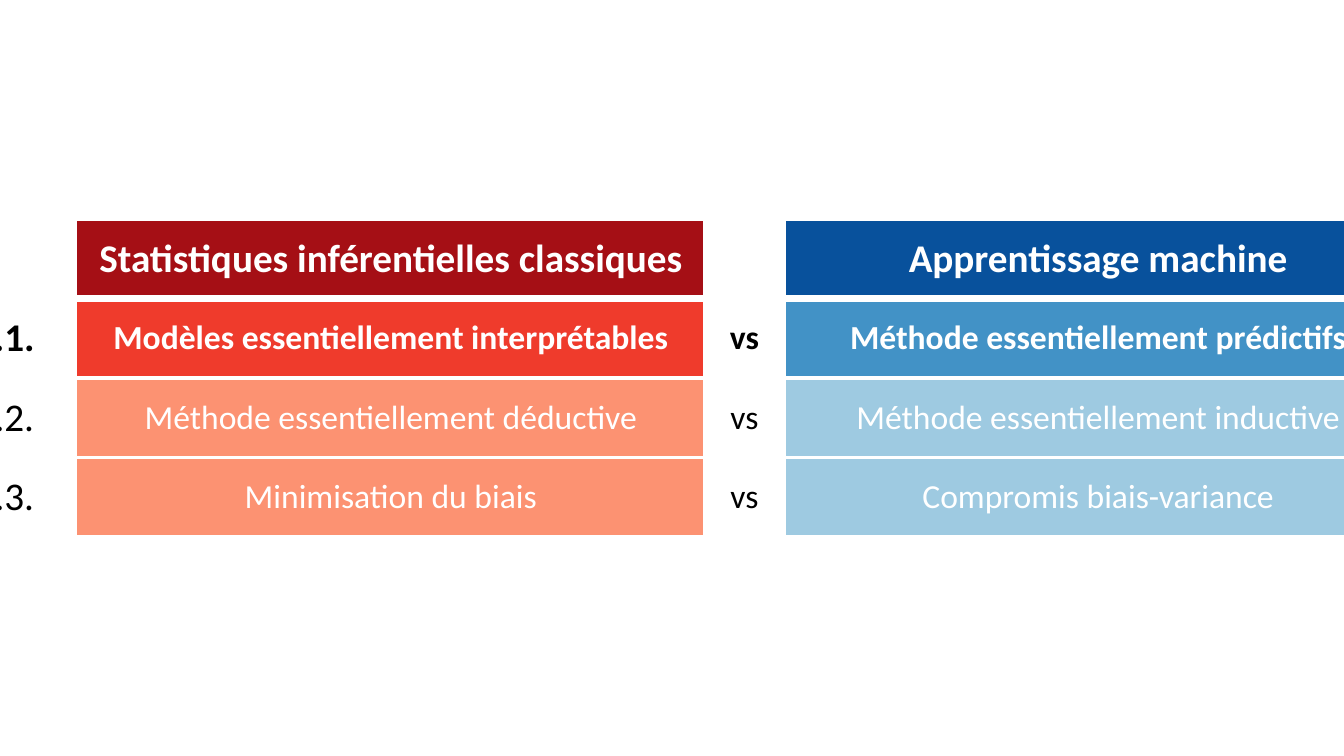
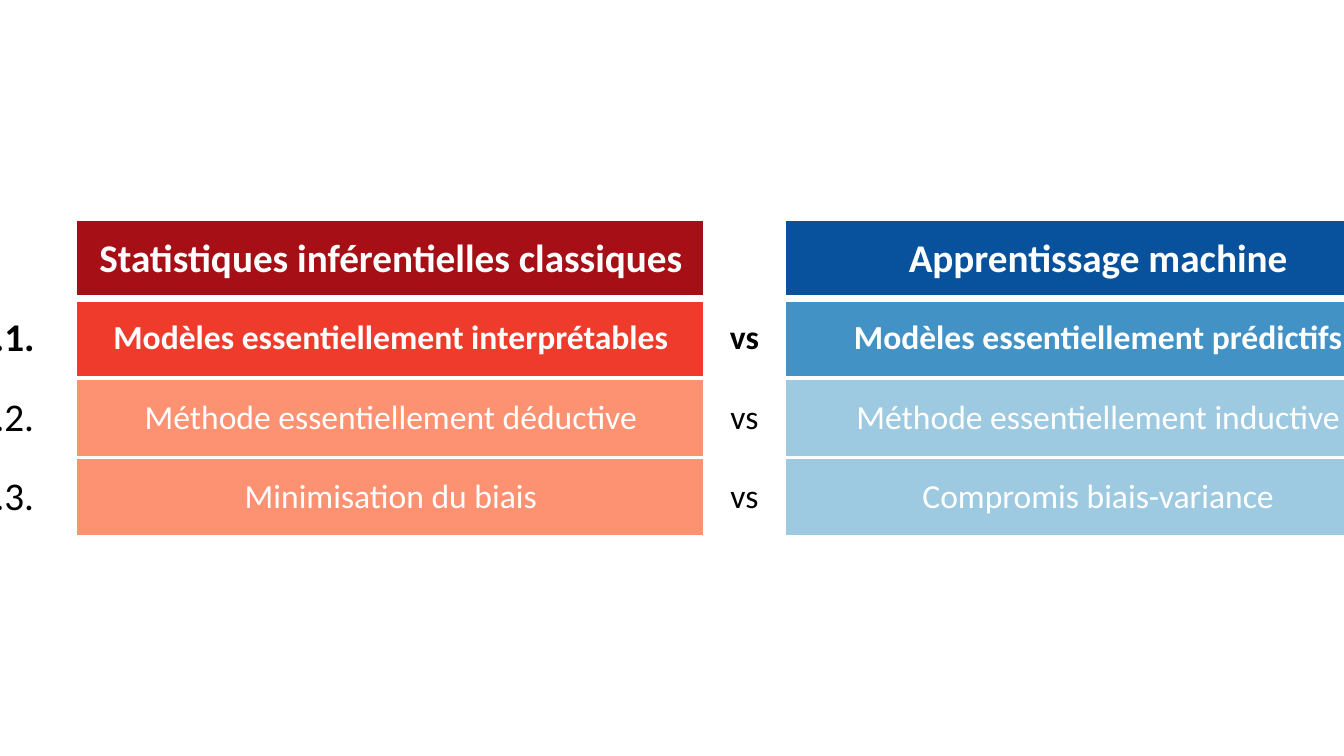
Before and after one commit to pnplab/ML_CRIUSMM, a slide deck: slide 2 of cours_1/img/images.pptx. Drawn at 1344x756 pixels with LibreOffice and Linux fonts; fonts in the diff are those of the drawing. Boxes give left, top, right and bottom in pixels: in the first picture for what was removed or moved away, otherwise in the second. Text is boxed around its words. In the diff, an @@ line names an element or a change of style, - is before the commit and + after.

```diff
--- a/cours_1/img/images.pptx
+++ b/cours_1/img/images.pptx
@@ table at bbox=[0, 220, 1344, 537] @@
-row 2, column 4: Méthode essentiellement prédictifs
+row 2, column 4: Modèles essentiellement prédictifs
```
Also in this commit, not shown: 5 other slides changed, 9 slides added, 1 slide removed, 19 other files.
